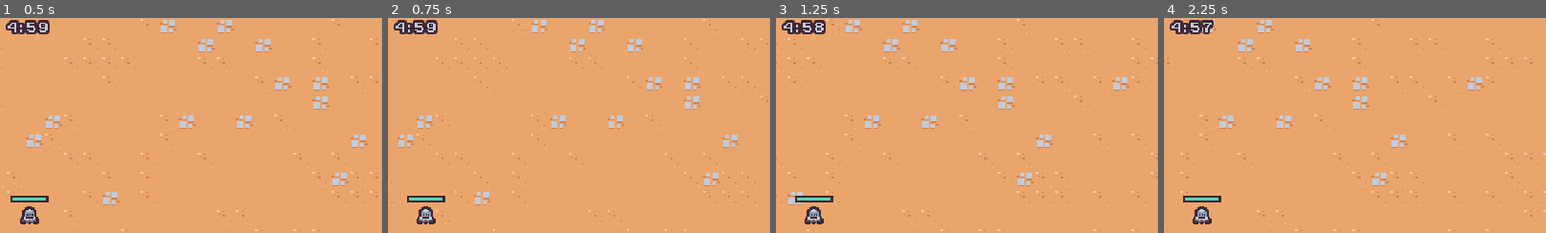
Above: before the commit, frames 1-4 (left to right).
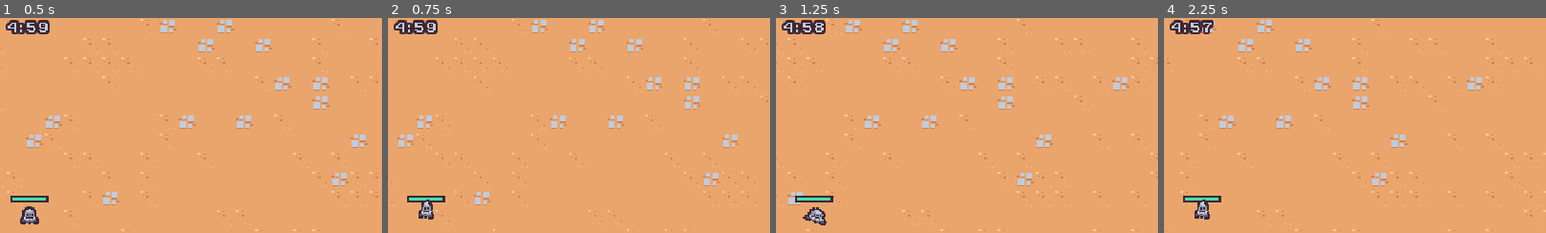
Above: after the commit, the same moments.

Repository: bartoszcholewa/2d-survivors-course
Game: Godot game, scene res://scenes/main/main.tscn
Same seed, same stepped clock (60 frames per second), same inputs: the game is played once before the commit and once after it.
Inputs (mouse positions are % of the whole screen's width and height, from its top left):
- Up to frame 1 (0.5 s): no input
- Up to frame 2 (0.75 s): tap Enter at 0.5 s; move the mouse to (72, 45) at 0.52 s; press the mouse at (72, 45) at 0.53 s; hold D (move_right) from 0.53 s (still down)
- Up to frame 3 (1.25 s): keep holding D (move_right)
- Up to frame 4 (2.25 s): release D (move_right) at 1.25 s; release the mouse at (72, 45) at 1.25 s; drag from (30, 55) to (51, 49) at 1.27 s; tap Space at 2 s; move the mouse to (60, 28) at 2.02 s; press the mouse at (60, 28) at 2.03 s; hold D (move_right) from 2.03 s (still down)
The pictures show only the part of the screen within x 46-96%, y 2-52%; the shares and areas given below are measured in that part.

Frame 1 is identical in both runs. In frame 2, 0.3% of the frame differs, in the area x 7-13%, y 84-96%; in frame 3, 0.3%; in frame 4, 0.3%.

Commit message:
Lesson 36 - Player Animation

Diff:
--- a/scenes/game_object/player/player.gd
+++ b/scenes/game_object/player/player.gd
@@ -9,6 +9,8 @@
 @onready var health_component: HealthComponent = $HealthComponent
 @onready var health_bar: ProgressBar = $HealthBar
 @onready var abilities = $Abilities
+@onready var animation_player = $AnimationPlayer
+@onready var visuals = $Visuals
 
 var number_colliding_bodies = 0
 
@@ -31,6 +33,17 @@
 	velocity = velocity.lerp(target_velocity, 1 - exp(-delta * ACCELERATION_SMOOTHING))
 
 	move_and_slide()
+
+	if movement_vector.x != 0 || movement_vector.y != 0:
+		animation_player.play("walk")
+	else:
+		animation_player.play("RESET")
+
+	var move_sign = sign(movement_vector.x)
+	if move_sign == 0:
+		visuals.scale = Vector2.ONE
+	else:
+		visuals.scale = Vector2(move_sign, 1)
 
 
 func get_movement_vector():
--- a/scenes/game_object/player/player.tscn
+++ b/scenes/game_object/player/player.tscn
@@ -1,9 +1,95 @@
-[gd_scene load_steps=10 format=3 uid="uid://d3ymecumufi24"]
+[gd_scene load_steps=13 format=3 uid="uid://d3ymecumufi24"]
 
 [ext_resource type="Texture2D" uid="uid://dcb2spof0efi1" path="res://scenes/game_object/player/player.png" id="1_8afob"]
 [ext_resource type="Script" uid="uid://cpuniy5yjcmao" path="res://scenes/game_object/player/player.gd" id="1_dovo2"]
 [ext_resource type="PackedScene" uid="uid://ge0dlwbhx867" path="res://scenes/ability/sword_ability_controller/sword_ability_controller.tscn" id="2_gmlin"]
 [ext_resource type="PackedScene" uid="uid://c7mveug1a8km4" path="res://scenes/component/health_component.tscn" id="2_ss5pk"]
+
+[sub_resource type="Animation" id="Animation_ss5pk"]
+resource_name = "walk"
+length = 0.4
+loop_mode = 1
+tracks/0/type = "value"
+tracks/0/imported = false
+tracks/0/enabled = true
+tracks/0/path = NodePath("Visuals/Sprite2D:position")
+tracks/0/interp = 2
+tracks/0/loop_wrap = true
+tracks/0/keys = {
+"times": PackedFloat32Array(0, 0.10000001, 0.3),
+"transitions": PackedFloat32Array(1, 1, 1),
+"update": 0,
+"values": [Vector2(0, 0), Vector2(0, -5), Vector2(0, 7.1525574e-07)]
+}
+tracks/1/type = "value"
+tracks/1/imported = false
+tracks/1/enabled = true
+tracks/1/path = NodePath("Visuals/Sprite2D:rotation")
+tracks/1/interp = 2
+tracks/1/loop_wrap = true
+tracks/1/keys = {
+"times": PackedFloat32Array(0, 0.10000001, 0.2, 0.40000004),
+"transitions": PackedFloat32Array(1, 1, 1, 1),
+"update": 0,
+"values": [0.0, -0.2617993877991494, 0.2617993877991494, 0.0]
+}
+tracks/2/type = "value"
+tracks/2/imported = false
+tracks/2/enabled = true
+tracks/2/path = NodePath("Visuals/Sprite2D:scale")
+tracks/2/interp = 2
+tracks/2/loop_wrap = true
+tracks/2/keys = {
+"times": PackedFloat32Array(0, 0.1, 0.3, 0.4),
+"transitions": PackedFloat32Array(0.73204297, 2.2191396, 1.3195082, 1),
+"update": 0,
+"values": [Vector2(1, 1), Vector2(0.8, 1.1), Vector2(1.5, 0.7), Vector2(1, 1)]
+}
+
+[sub_resource type="Animation" id="Animation_tj6oj"]
+length = 0.001
+tracks/0/type = "value"
+tracks/0/imported = false
+tracks/0/enabled = true
+tracks/0/path = NodePath("Visuals/Sprite2D:position")
+tracks/0/interp = 1
+tracks/0/loop_wrap = true
+tracks/0/keys = {
+"times": PackedFloat32Array(0),
+"transitions": PackedFloat32Array(1),
+"update": 0,
+"values": [Vector2(0, 0)]
+}
+tracks/1/type = "value"
+tracks/1/imported = false
+tracks/1/enabled = true
+tracks/1/path = NodePath("Visuals/Sprite2D:rotation")
+tracks/1/interp = 1
+tracks/1/loop_wrap = true
+tracks/1/keys = {
+"times": PackedFloat32Array(0),
+"transitions": PackedFloat32Array(1),
+"update": 0,
+"values": [0.0]
+}
+tracks/2/type = "value"
+tracks/2/imported = false
+tracks/2/enabled = true
+tracks/2/path = NodePath("Visuals/Sprite2D:scale")
+tracks/2/interp = 1
+tracks/2/loop_wrap = true
+tracks/2/keys = {
+"times": PackedFloat32Array(0),
+"transitions": PackedFloat32Array(1),
+"update": 0,
+"values": [Vector2(1, 1)]
+}
+
+[sub_resource type="AnimationLibrary" id="AnimationLibrary_pknkg"]
+_data = {
+&"RESET": SubResource("Animation_tj6oj"),
+&"walk": SubResource("Animation_ss5pk")
+}
 
 [sub_resource type="StyleBoxFlat" id="StyleBoxFlat_ss5pk"]
 bg_color = Color(0.24705882, 0.14901961, 0.19215687, 1)
@@ -30,6 +116,11 @@
 motion_mode = 1
 script = ExtResource("1_dovo2")
 
+[node name="AnimationPlayer" type="AnimationPlayer" parent="."]
+libraries = {
+&"": SubResource("AnimationLibrary_pknkg")
+}
+
 [node name="HealthComponent" parent="." instance=ExtResource("2_ss5pk")]
 
 [node name="Abilities" type="Node" parent="."]
@@ -54,6 +145,7 @@
 show_percentage = false
 
 [node name="PickupArea2D" type="Area2D" parent="."]
+visible = false
 position = Vector2(0, -5)
 collision_layer = 16
 collision_mask = 0
@@ -62,6 +154,7 @@
 shape = SubResource("CircleShape2D_s3670")
 
 [node name="CollistionArea2D" type="Area2D" parent="."]
+visible = false
 collision_layer = 0
 collision_mask = 8
 
@@ -69,10 +162,13 @@
 position = Vector2(0, -7)
 shape = SubResource("CircleShape2D_tj6oj")
 
-[node name="Sprite2D" type="Sprite2D" parent="."]
+[node name="Visuals" type="Node2D" parent="."]
+
+[node name="Sprite2D" type="Sprite2D" parent="Visuals"]
 texture = ExtResource("1_8afob")
 offset = Vector2(0, -8)
 
 [node name="CollisionShape2D" type="CollisionShape2D" parent="."]
+visible = false
 position = Vector2(0, -5)
 shape = SubResource("CircleShape2D_dovo2")
